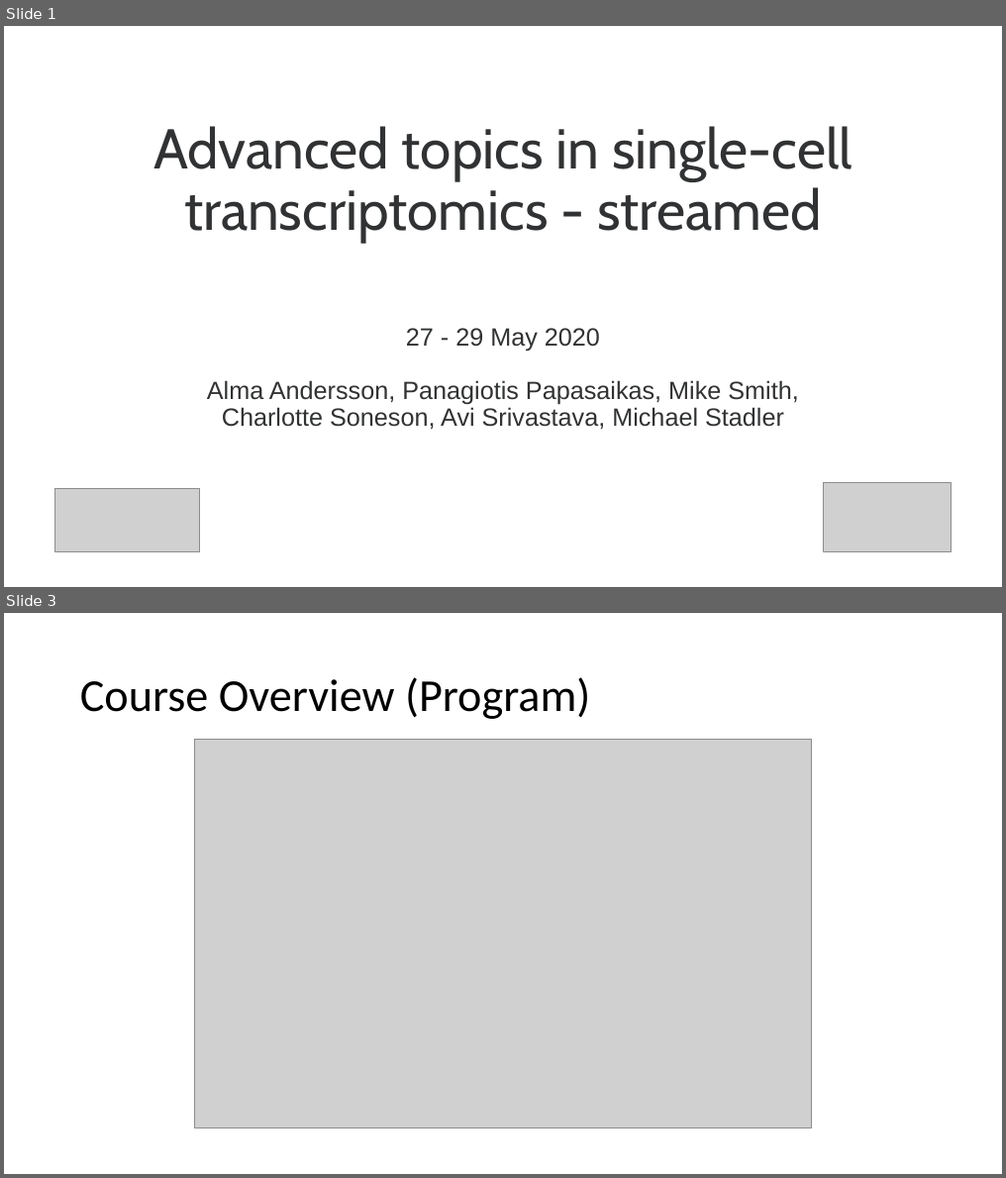
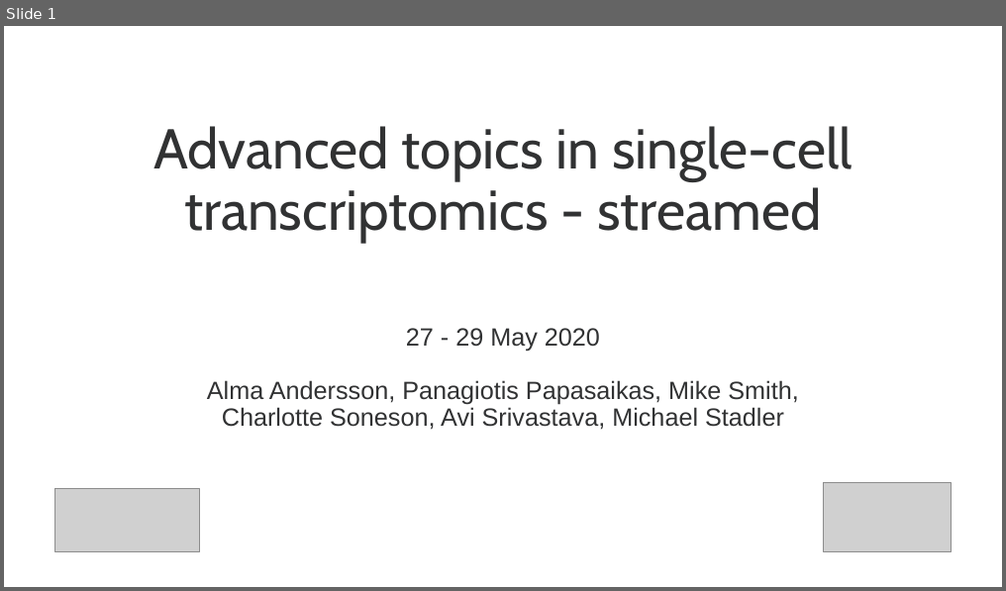
Before and after one commit to fmicompbio/adv_scrnaseq_2020, a slide deck: introduction/IntroductionToTheCourse.pptx. Shown one above the other, each under a label of ours: slides 1 and 3 before the commit, slide 1 after it; the slides between them are not shown. The pictures are 1006x1178 and 1006x591 pixels, drawn with LibreOffice and Linux fonts; fonts in the diff are those of the drawing; grey boxes stand for pictures. Boxes give left, top, right and bottom in pixels: in the first picture for what was removed or moved away, otherwise in the second. Text is boxed around its words. In the diff, an @@ line names an element or a change of style, - is before the commit and + after.

```diff
--- a/introduction/IntroductionToTheCourse.pptx
+++ b/introduction/IntroductionToTheCourse.pptx
@@ slide 3 removed at <box>4,613,1002,1174</box>, background #FFFFFF @@
@@ title removed at <box>80,677,590,719</box> @@
-Course Overview (Program)
@@ picture removed at <box>194,740,812,1128</box> @@
```
Also in this commit, not shown: 2 slides changed, 6 slides added, 2 other slides removed.
